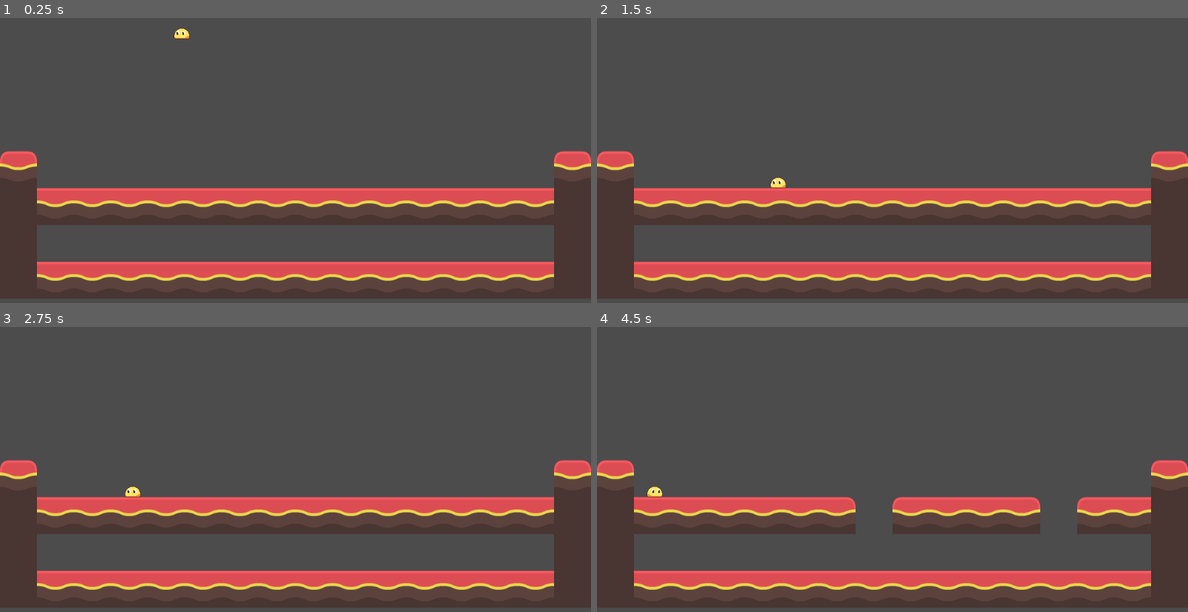
Above: before the commit, frames 1-4 (two rows, left to right).
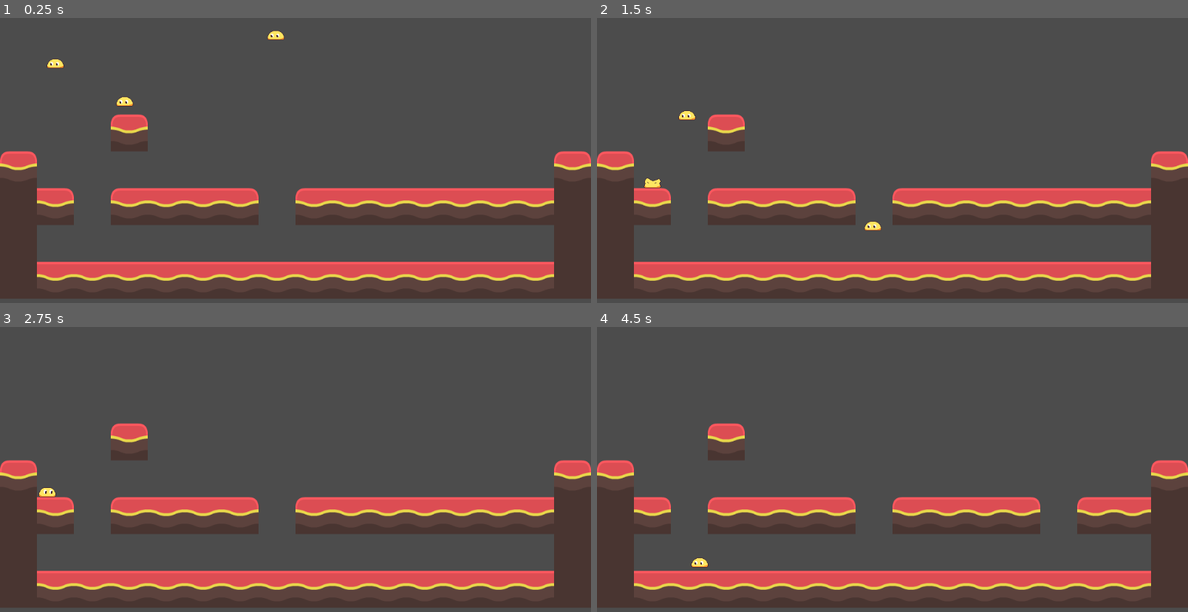
Above: after the commit, the same moments.

Repository: MitchMakesThings/Godot-Things
Game: Godot game, scene res://TEMP/TestTileMap.tscn
Same seed, same stepped clock (60 frames per second), same inputs: the game is played once before the commit and once after it.
Inputs (mouse positions are in pixels of both pictures, inside the frame that each line leads up to):
- Up to frame 1 (0.25 s): no input
- Up to frame 2 (1.5 s): move the mouse to (1022, 123) at 0.52 s; click (1022, 123) at 0.67 s; move the mouse to (774, 157) at 1.27 s; click (774, 157) at 1.42 s
- Up to frame 3 (2.75 s): move the mouse to (354, 372) at 2.02 s; click (354, 372) at 2.17 s
- Up to frame 4 (4.5 s): move the mouse to (862, 517) at 2.77 s; click (862, 517) at 2.92 s; move the mouse to (1069, 500) at 3.52 s; click (1069, 500) at 3.67 s; move the mouse to (715, 398) at 4.27 s; click (715, 398) at 4.42 s

The runs differ from the first frame. In frame 1, 2.1% of the frame differs, in the area x 7-52%, y 3-73%; in frame 2, 2.1%; in frame 3, 1.9%; in frame 4, 1.3%.

Commit message:
Falling more than 2 auto-tile blocks now causes death animation and death!

Diff:
--- a/Game/TEMP/TestTileMap.tscn
+++ b/Game/TEMP/TestTileMap.tscn
@@ -7,8 +7,14 @@
 [node name="TileMap" type="TileMap"]
 tile_set = ExtResource( 1 )
 format = 1
-tile_data = PoolIntArray( 327680, 0, 4, 327695, 0, 4, 393216, 0, 0, 393217, 0, 2, 393218, 0, 2, 393219, 0, 2, 393220, 0, 2, 393221, 0, 2, 393222, 0, 2, 393223, 0, 2, 393224, 0, 2, 393225, 0, 2, 393226, 0, 2, 393227, 0, …(312 unchanged characters)…
+tile_data = PoolIntArray( 262147, 0, 4, 327680, 0, 4, 327695, 0, 4, 393216, 0, 0, 393217, 0, 3, 393219, 0, 1, 393220, 0, 2, 393221, 0, 2, 393222, 0, 3, 393224, 0, 1, 393225, 0, 2, 393226, 0, 2, 393227, 0, …(312 unchanged characters)…
 script = ExtResource( 3 )
 
-[node name="Slime" parent="." instance=ExtResource( 2 )]
-position = Vector2( 315.14, 115.353 )
+[node name="Slime3" parent="." instance=ExtResource( 2 )]
+position = Vector2( 96.3258, 166.489 )
+
+[node name="Slime5" parent="." instance=ExtResource( 2 )]
+position = Vector2( 216.436, 231.895 )
+
+[node name="Slime4" parent="." instance=ExtResource( 2 )]
+position = Vector2( 478.061, 116.542 )
--- a/Game/Workers/Slime.gd
+++ b/Game/Workers/Slime.gd
@@ -5,8 +5,14 @@
 
 export var Speed : float = 150
 export var MaxSpeed : float = 100
+export var SplatSpeed : float = 300
+
+func _ready():
+	$AnimatedSprite.play("walking")
 
 func _physics_process(delta : float):
+	if is_dying():
+		return
 	if !is_on_floor():
 		_velocity += Vector2.DOWN * delta * 300
 	else:
@@ -17,8 +23,21 @@
 		change_direction()
 		return
 
+	var fallingSpeed = _velocity.y
 	_velocity = move_and_slide(_velocity, Vector2.UP)
+	# If we were falling before move_and_slide, but now are on the floor,
+	# that means we just splatted to the ground.
+	if fallingSpeed > 0 and is_on_floor():
+		if fallingSpeed > SplatSpeed:
+			$AnimatedSprite.play("death")
 
 func change_direction():
 	_facing.x *= -1
 	$AnimatedSprite.flip_h = !$AnimatedSprite.flip_h
+
+func _on_AnimatedSprite_animation_finished():
+	if is_dying():
+		queue_free()
+
+func is_dying():
+	return $AnimatedSprite.animation == "death"
--- a/Game/Workers/Slime.tscn
+++ b/Game/Workers/Slime.tscn
@@ -12,8 +12,10 @@
 [node name="AnimatedSprite" type="AnimatedSprite" parent="."]
 position = Vector2( 0, -16 )
 frames = ExtResource( 1 )
-animation = "idle"
+animation = "walking"
 
 [node name="CollisionShape2D" type="CollisionShape2D" parent="."]
 position = Vector2( 0, -10 )
 shape = SubResource( 1 )
+
+[connection signal="animation_finished" from="AnimatedSprite" to="." method="_on_AnimatedSprite_animation_finished"]
--- a/Game/Workers/SpriteFrames/yellow.tres
+++ b/Game/Workers/SpriteFrames/yellow.tres
@@ -127,20 +127,20 @@
 "frames": [ SubResource( 1 ), SubResource( 2 ), SubResource( 3 ), SubResource( 4 ), SubResource( 5 ), SubResource( 6 ), SubResource( 7 ), SubResource( 8 ), SubResource( 9 ) ],
 "loop": true,
 "name": "jumping",
-"speed": 5.0
+"speed": 10.0
 }, {
 "frames": [ SubResource( 10 ), SubResource( 11 ), SubResource( 12 ), SubResource( 13 ), SubResource( 14 ), SubResource( 15 ) ],
 "loop": true,
 "name": "walking",
-"speed": 5.0
+"speed": 10.0
 }, {
 "frames": [ SubResource( 16 ), SubResource( 17 ), SubResource( 18 ), SubResource( 19 ), SubResource( 20 ), SubResource( 21 ), SubResource( 22 ), SubResource( 23 ), SubResource( 24 ) ],
 "loop": true,
 "name": "death",
-"speed": 5.0
+"speed": 10.0
 }, {
 "frames": [ SubResource( 25 ), SubResource( 26 ), SubResource( 27 ), SubResource( 28 ), SubResource( 29 ), SubResource( 30 ) ],
 "loop": true,
 "name": "idle",
-"speed": 5.0
+"speed": 10.0
 } ]
